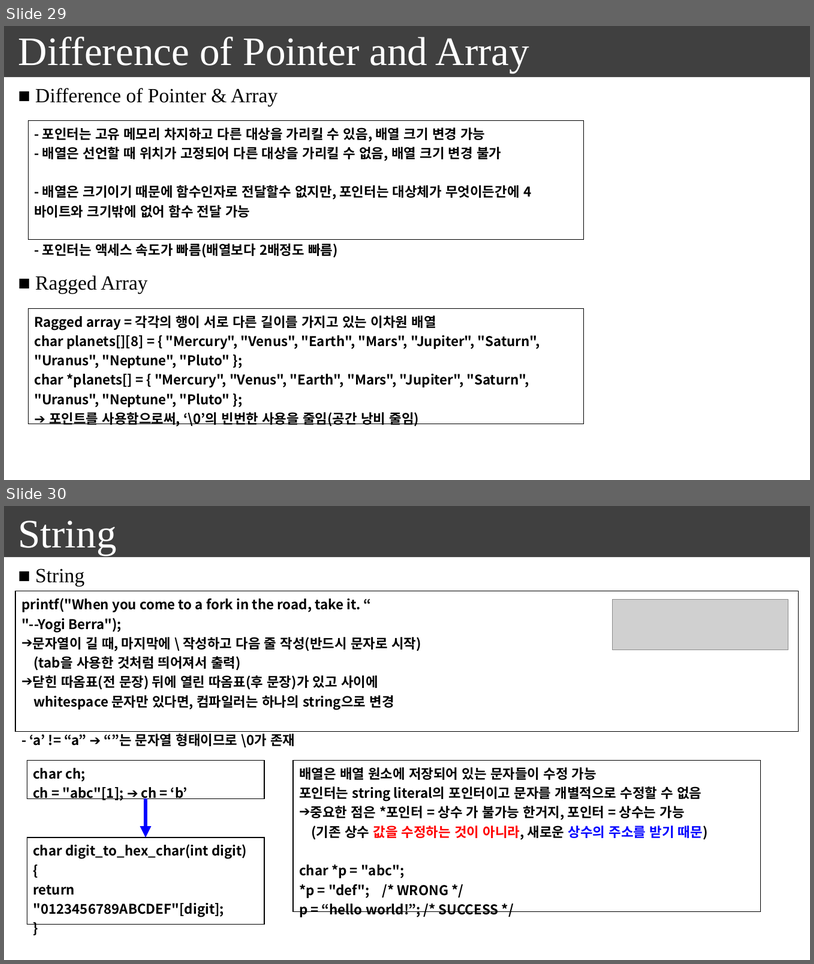
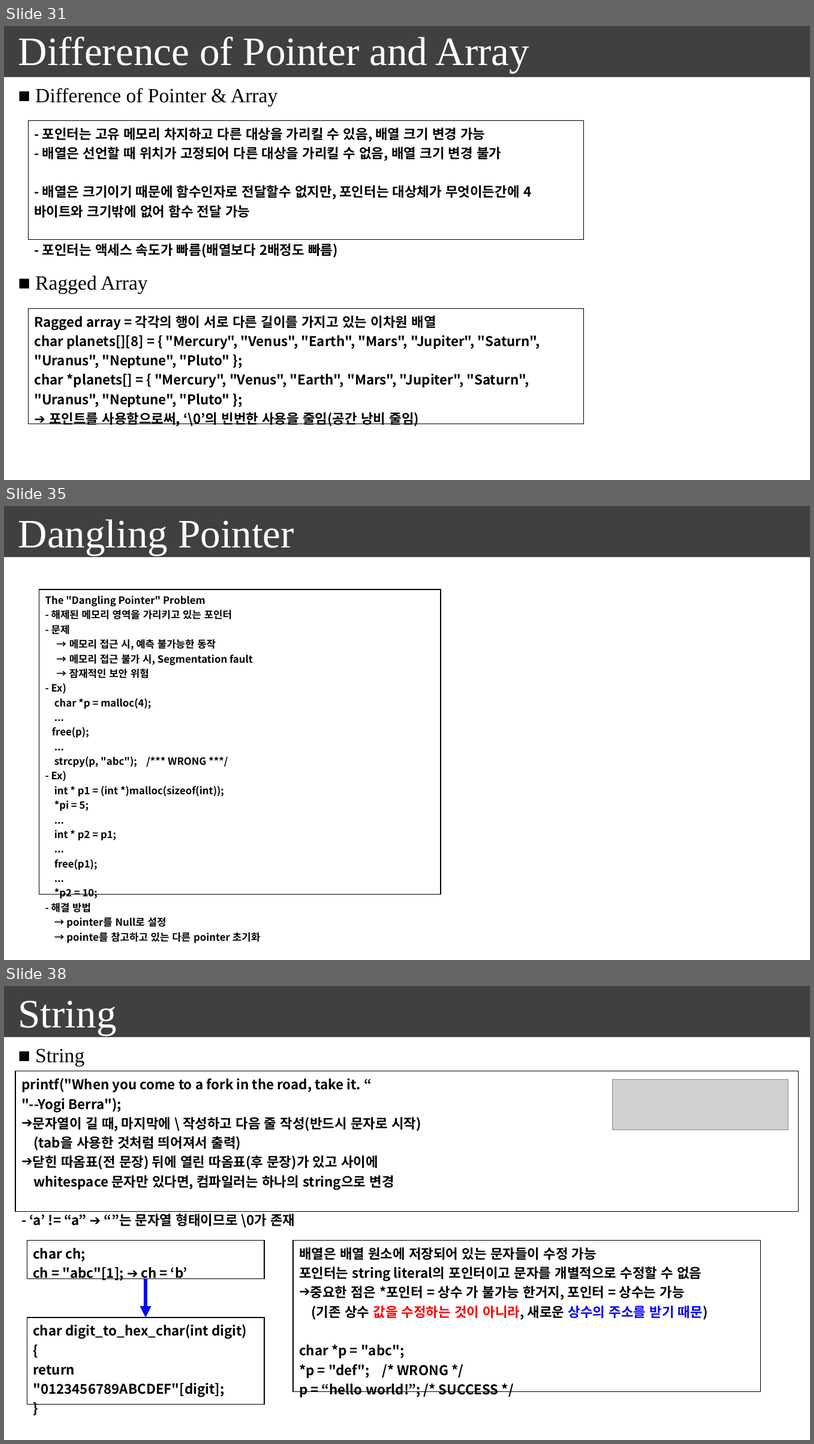
Before and after one commit to seonghokim/Study, a slide deck: everything in c.pptx. Shown one above the other, each under a label of ours: slides 29 and 30 before the commit, slides 31, 35 and 38 after it; the slides between them are not shown. The pictures are 814x964 and 814x1444 pixels, drawn with LibreOffice and Linux fonts; fonts in the diff are those of the drawing; grey boxes stand for pictures. Boxes give left, top, right and bottom in pixels: in the first picture for what was removed or moved away, otherwise in the second. Text is boxed around its words. In the diff, an @@ line names an element or a change of style, - is before the commit and + after.

```diff
--- a/everything in c.pptx
+++ b/everything in c.pptx
@@ slide 35 added at (4, 506, 810, 960), background #FFFFFF; not listed: 1 template element that a slide beside it also shows @@
@@ text added at (18, 519, 294, 555), 48 pt, text #FFFFFF @@
+Dangling Pointer
@@ table added at (39, 589, 441, 945), 1 rows, 1 columns @@
+The "Dangling Pointer" Problem / - 해제된 메모리 영역을 가리키고 있는 포인터 / - 문제 / → 메모리 접근 시, 예측 불가능한 동작 / → 메모리 접근 불가 시, Segmentation fault / → 잠재적인 보안 위험 / - Ex) / char *p = malloc(4); / ... / free(p); / ... / strcpy(p, "abc"); /*** WRONG ***/ / - Ex) / int * p1 = (int *)malloc(sizeof(int)); / *pi = 5; / ... / int * p2 = p1; / ... / free(p1); / ... / *p2 = 10; / - 해결 방법 / → pointer를 Null로 설정 / → pointe를 참고하고 있는 다른 pointer 초기화
@@ what was slide 29 is now slide 31 @@
@@ what was slide 30 is now slide 38 @@
```
Also in this commit, not shown: 1 slide changed, 7 other slides added.
